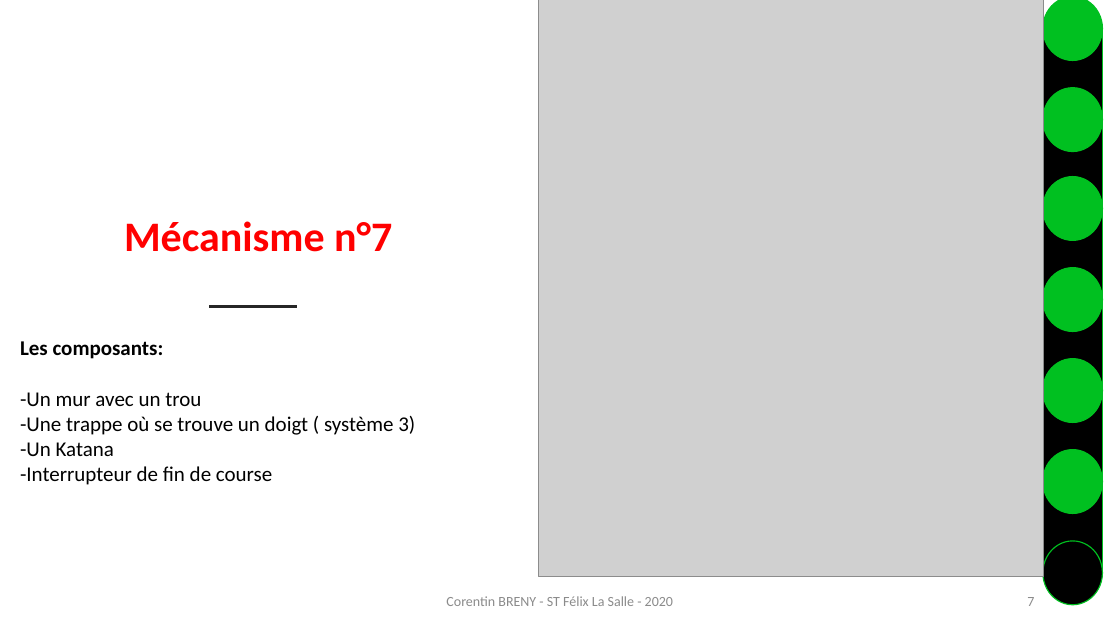
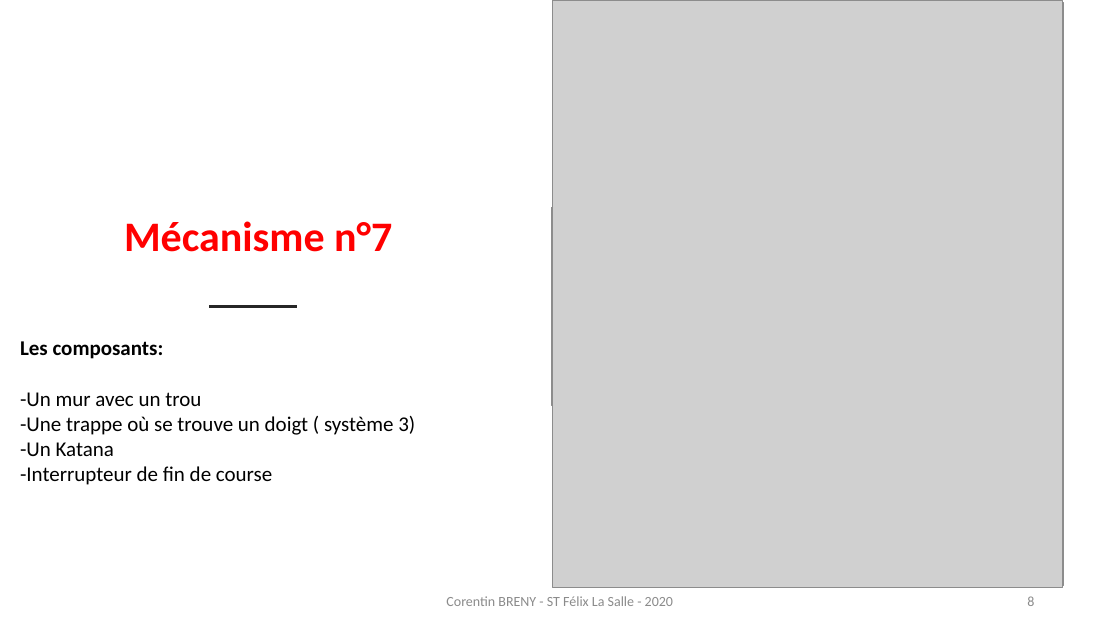
Before and after one commit to corentin-breny/Systeme_Escape_Game_13emePorte, a slide deck: slide 8 of Etudiants/Corentin/Revues de projet/Visio finale.pptx (slide 7 before the commit). Drawn at 1120x630 pixels with LibreOffice and Linux fonts; fonts in the diff are those of the drawing; grey boxes stand for pictures; background and template pictures are left out. Boxes give left, top, right and bottom in pixels: in the first picture for what was removed or moved away, otherwise in the second. Text is boxed around its words. In the diff, an @@ line names an element or a change of style, - is before the commit and + after.

```diff
--- a/Etudiants/Corentin/Revues de projet/Visio finale.pptx
+++ b/Etudiants/Corentin/Revues de projet/Visio finale.pptx
@@ picture: place and size @@
-picture at <box>556,0,1043,577</box>
+picture at <box>553,3,1064,586</box>
@@ picture: place and size @@
-picture at <box>539,0,1044,577</box>
+picture at <box>553,1,1063,587</box>
@@ ellipse removed at <box>1043,0,1102,60</box> @@
@@ rectangle removed at <box>1043,31,1102,570</box> @@
@@ ellipse removed at <box>1043,87,1102,151</box> @@
@@ ellipse removed at <box>1043,176,1102,240</box> @@
@@ picture added at <box>552,208,1063,405</box> @@
@@ ellipse removed at <box>1043,268,1102,332</box> @@
@@ ellipse removed at <box>1043,359,1102,423</box> @@
@@ ellipse removed at <box>1043,450,1102,513</box> @@
@@ ellipse removed at <box>1043,541,1102,605</box> @@
@@ page number at <box>1027,596,1034,606</box>: text changed @@
-7
+8
```
Also in this commit, not shown: 7 other slides changed, 1 slide added, 1 other file.
